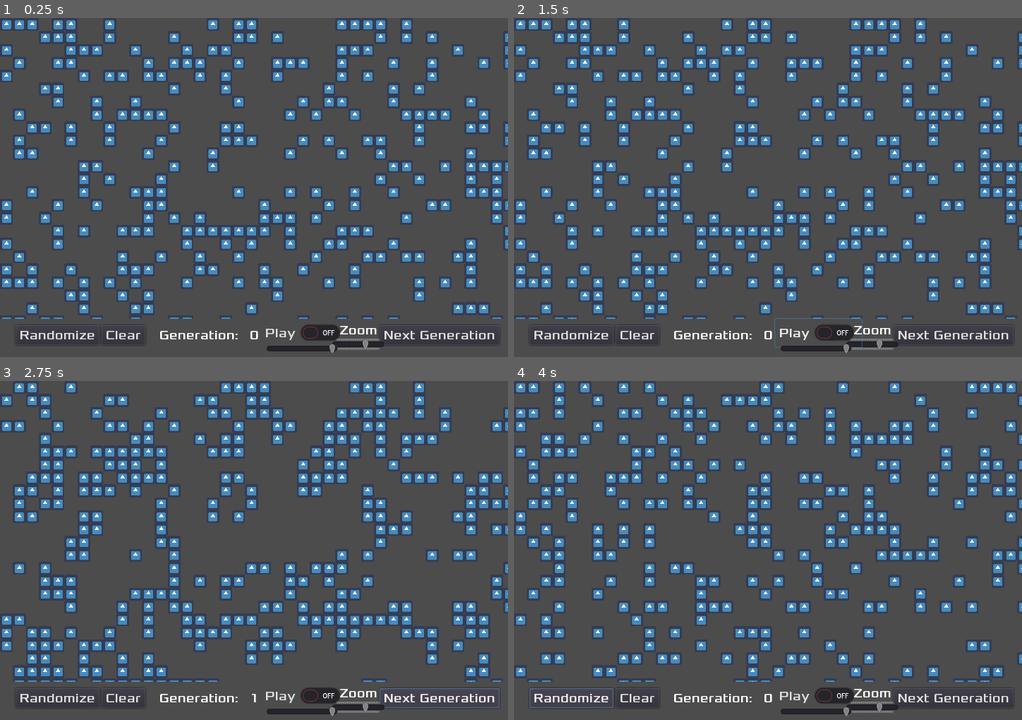
Above: before the commit, frames 1-4 (two rows, left to right).
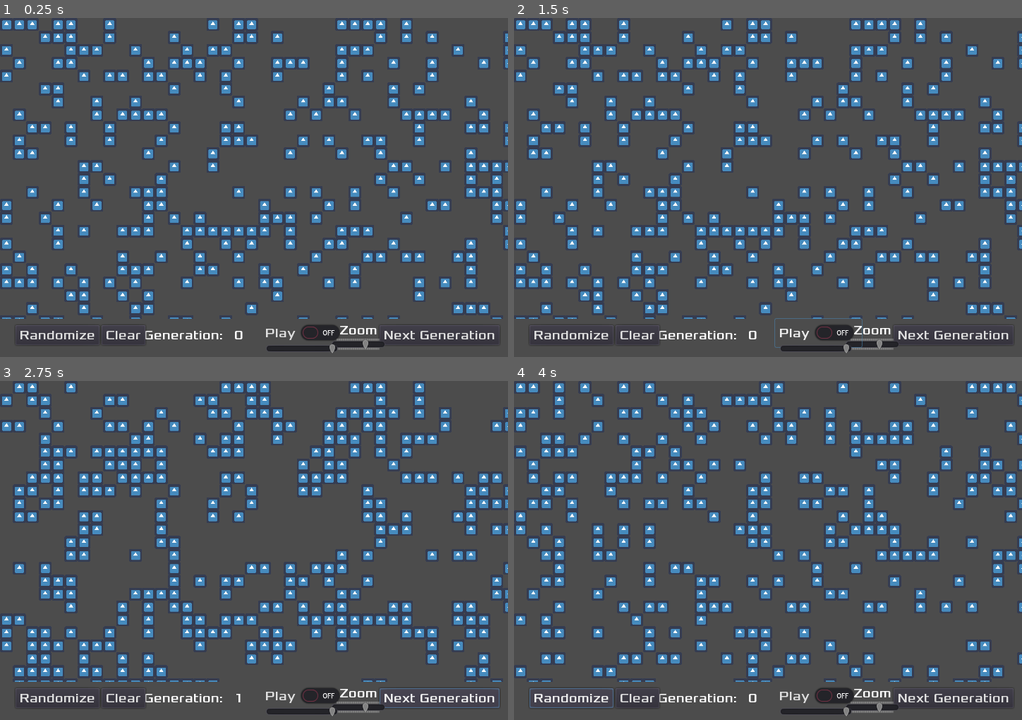
Above: after the commit, the same moments.

Repository: albertomsp/godot-game-of-life
Game: Godot game, scene res://src/Main.tscn
Two runs of this game, one before a commit and one after it. Both use one fixed random seed, a clock stepped at 60 frames per second and the inputs below. The engine's default icon, where the game draws it, is replaced by a stand-in: a white triangle on a blue panel in a dark square.
Inputs:
- Up to frame 1 (0.25 s): no input
- Up to frame 2 (1.5 s): click "Play" at 0.5 s; click "Play" at 1.25 s
- Up to frame 3 (2.75 s): click "Next Generation" at 2 s
- Up to frame 4 (4 s): click "Next Generation" at 2.75 s; click "Randomize" at 3.5 s

The runs differ from the first frame. In frame 1, 0.3% of the frame differs, in the area x 28-51%, y 92-95%; in frame 2, 0.3%; in frame 3, 0.3%; in frame 4, 0.3%.

Commit message:
polishing speed values

Diff:
--- a/src/HUD.tscn
+++ b/src/HUD.tscn
@@ -50,9 +50,9 @@
 }
 
 [node name="GenerationCounter" type="Label" parent="."]
-anchor_left = 0.5
+anchor_left = 0.47
 anchor_top = 0.955
-anchor_right = 0.5
+anchor_right = 0.47
 anchor_bottom = 0.955
 margin_left = -5.89218
 margin_top = -20.0
@@ -146,9 +146,9 @@
 margin_top = 34.0
 margin_right = 109.0
 margin_bottom = 50.0
-min_value = 0.1
+min_value = 0.05
 max_value = 1.0
-step = 0.1
+step = 0.05
 value = 1.0
 __meta__ = {
 "_edit_use_anchors_": false
